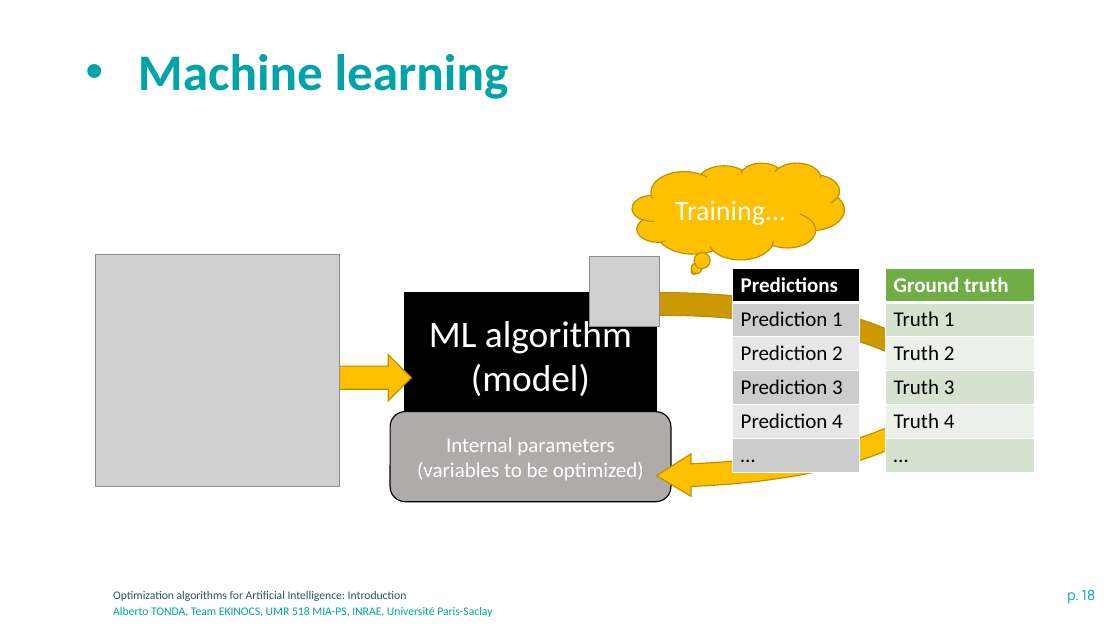
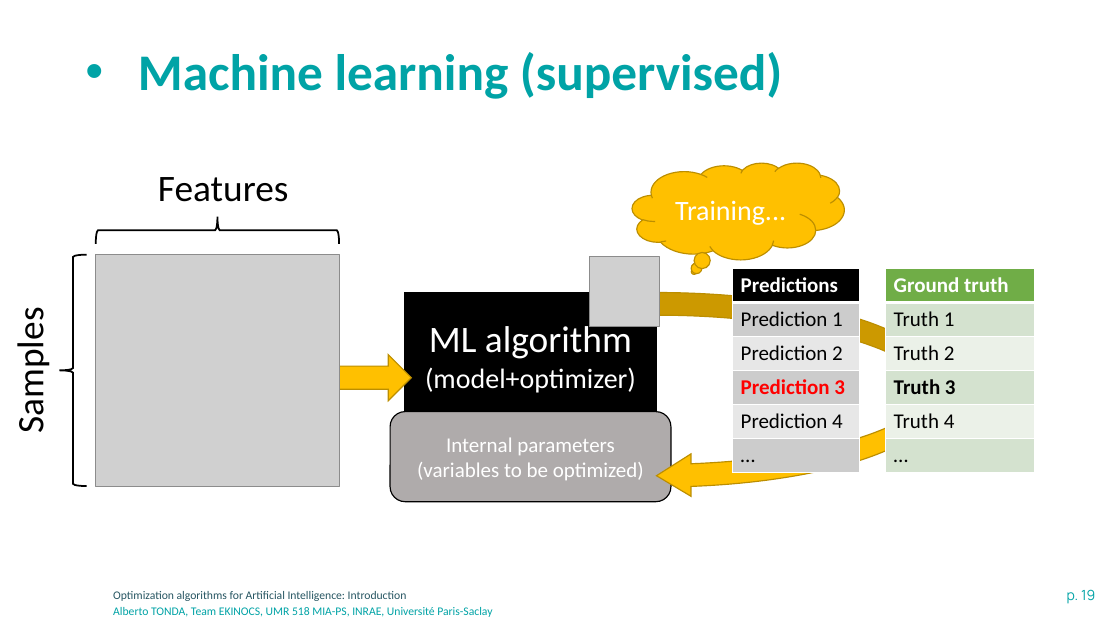
Before and after one commit to albertotonda/teaching, a slide deck: slide 19 of optimization-methods-for-artificial-intelligence/introduction.pptx (slide 18 before the commit). Drawn at 1120x630 pixels with LibreOffice and Linux fonts; fonts in the diff are those of the drawing; grey boxes stand for pictures; background and template pictures are left out. Boxes give left, top, right and bottom in pixels: in the first picture for what was removed or moved away, otherwise in the second. Text is boxed around its words. In the diff, an @@ line names an element or a change of style, - is before the commit and + after.

```diff
--- a/optimization-methods-for-artificial-intelligence/introduction.pptx
+++ b/optimization-methods-for-artificial-intelligence/introduction.pptx
@@ title at bbox=[138, 52, 782, 99]: text changed @@
-• Machine learning
+• Machine learning (supervised)
@@ text added at bbox=[158, 177, 289, 202], 32 pt, text #000000 @@
+Features
@@ left brace added at bbox=[96, 217, 339, 244], outline #000000 1.5 pt @@
@@ left brace added at bbox=[60, 255, 87, 486], outline #000000 1.5 pt @@
@@ table at bbox=[733, 268, 860, 472] @@
@@ text colour #000000 to #FF0000, bold on in "Prediction 3" @@
@@ table at bbox=[886, 268, 1035, 472] @@
@@ bold on in "Truth 3" @@
@@ text added at bbox=[8, 319, 54, 429], 32 pt, text #000000 @@
+Samples
@@ text in rectangle at bbox=[425, 321, 636, 393]: text changed; size 32 to 24 pt @@
-ML algorithm (model)
+ML algorithm (model+optimizer)
@@ page number at bbox=[1067, 589, 1095, 604]: text changed @@
-p. 18
+p. 19
```
Also in this commit, not shown: 8 other slides changed, 2 slides added, 4 other files.
